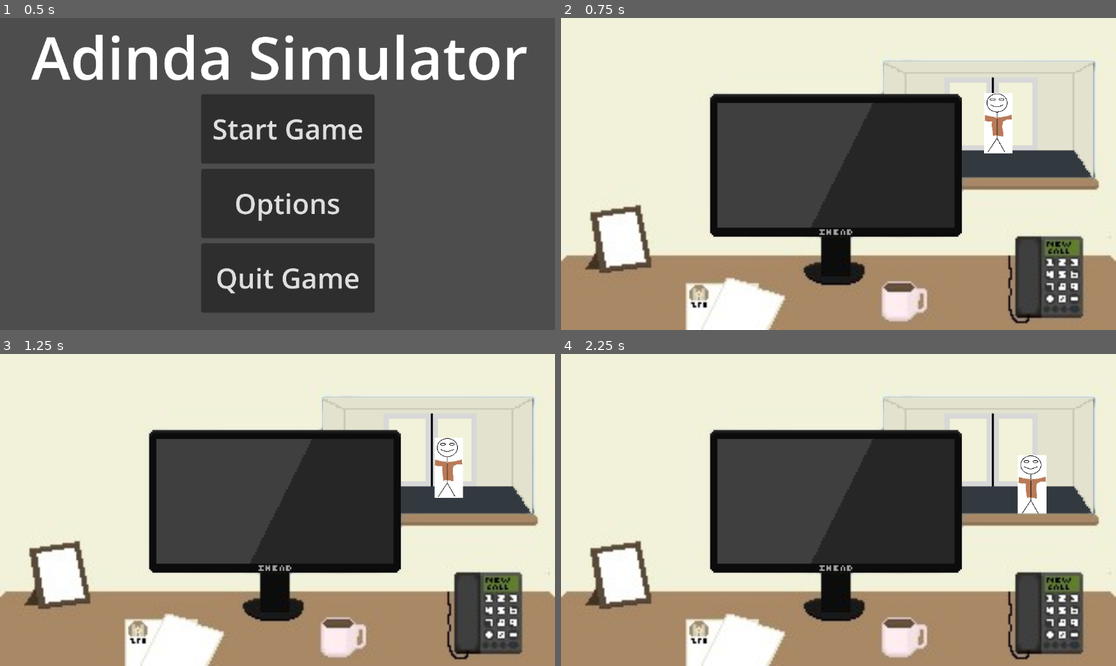
Above: before the commit, frames 1-4 (two rows, left to right).
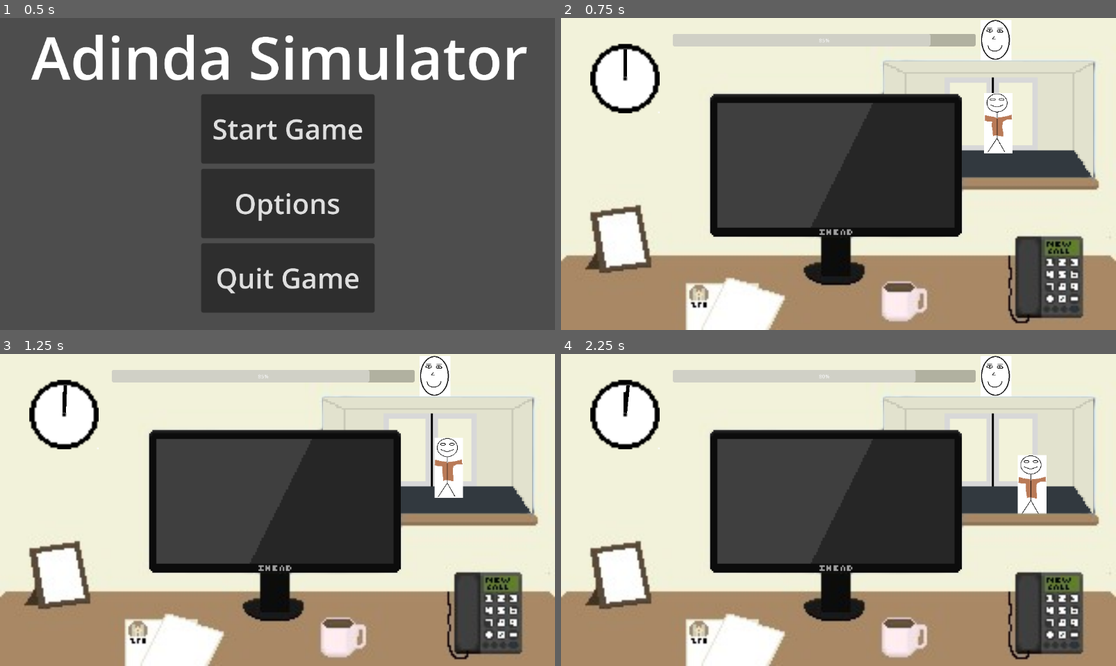
Above: after the commit, the same moments.

Repository: ernstpatat/Adinda-Sim
Game: Godot game, scene res://StartScene.tscn
Same seed, same stepped clock (60 frames per second), same inputs: the game is played once before the commit and once after it.
Inputs (mouse positions are in pixels of both pictures, inside the frame that each line leads up to):
- Up to frame 1 (0.5 s): no input
- Up to frame 2 (0.75 s): click "Start Game" at 0.5 s
- Up to frame 3 (1.25 s): no input
- Up to frame 4 (2.25 s): click (577, 510) at 1.25 s; click (1099, 510) at 2 s

Frame 1 is identical in both runs. In frame 2, 5.1% of the frame differs, in the area x 5-82%, y 0-31%; in frame 3, 5.1%; in frame 4, 5.1%.

Commit message:
Ricobar en klok

Diff:
--- a/Botje.gd
+++ b/Botje.gd
@@ -8,6 +8,9 @@
 @export var CheckedOnce: bool = false
 @export var Part1: bool = true
 @export var FuncNr: float = 0
+
+signal IncreaseBar
+signal DecreaseBar
 
 func _ready():
 	$BotjeSprite.texture = Textures[TextureNr]
@@ -24,7 +27,7 @@
 		global_position.y = 0
 		velocity = Vector2(13, 10)
 		if $BotjeSprite.texture == Textures[1] and not BotjePressed:
-			print("Hoerenkind ge ebt een zonder uniform laten gaan")
+			DecreaseBar.emit()
 		TextureNr = randi() % 2
 		$BotjeSprite.texture = Textures[TextureNr]
 		BotjePressed = false
@@ -33,7 +36,7 @@
 	if event is InputEventMouseButton and event.button_index == MOUSE_BUTTON_LEFT and event.pressed:
 		if get_viewport_rect().has_point(to_local(event.position)):
 			if $BotjeSprite.texture == Textures[0] and not BotjePressed:
-				print("FOUT DOM KUTKIND")
+				DecreaseBar.emit()
 			elif $BotjeSprite.texture == Textures[1] and not BotjePressed:
-				print("juist + 500 Sociaal Krediet")
+				IncreaseBar.emit()
 			BotjePressed = true
--- a/DeskScene.gd
+++ b/DeskScene.gd
@@ -3,6 +3,7 @@
 
 signal disable_button
 signal enable_button
+
 func _on_deur_button_pressed():
 	$Deur.global_position.x = 160
 	$Deur.global_position.y = 90
--- a/DeskScene.tscn
+++ b/DeskScene.tscn
@@ -1,11 +1,16 @@
-[gd_scene load_steps=7 format=3 uid="uid://cudvtwx4udu0g"]
+[gd_scene load_steps=12 format=3 uid="uid://cudvtwx4udu0g"]
 
 [ext_resource type="Texture2D" uid="uid://bkvemi8m57bgy" path="res://Assets/desk.png" id="1_avama"]
 [ext_resource type="Script" path="res://DeskScene.gd" id="1_h0qd3"]
 [ext_resource type="PackedScene" uid="uid://byj2ukyjrptiq" path="res://meldingsfiche_scene.tscn" id="5_iptc0"]
 [ext_resource type="PackedScene" uid="uid://cv1v7r6st53he" path="res://meldingsfiches_list.tscn" id="6_jhb06"]
 [ext_resource type="Texture2D" uid="uid://bhfmmih47cxek" path="res://Assets/MonitorOff.png" id="6_k3fy7"]
+[ext_resource type="Texture2D" uid="uid://dtbi1h1u8soki" path="res://Assets/klok.png" id="7_2qos7"]
 [ext_resource type="Texture2D" uid="uid://dpo43bmoryopr" path="res://Assets/GoBack2.png" id="7_tkfwf"]
+[ext_resource type="Script" path="res://Minuutwijzer.gd" id="8_8ehcu"]
+[ext_resource type="Texture2D" uid="uid://c1u8nl0dq66el" path="res://Assets/minuutwijzer.png" id="8_u668j"]
+[ext_resource type="Texture2D" uid="uid://cx4lngm2acd8i" path="res://Assets/uurwijzer.png" id="9_qg4s8"]
+[ext_resource type="Script" path="res://Uurwijzer.gd" id="10_nwefo"]
 
 [node name="Node2D" type="Node2D"]
 script = ExtResource("1_h0qd3")
@@ -51,6 +56,29 @@
 position = Vector2(160, 90)
 texture = ExtResource("1_avama")
 
+[node name="Klok" type="Node2D" parent="."]
+
+[node name="Klok" type="Sprite2D" parent="Klok"]
+position = Vector2(37, 35)
+texture = ExtResource("7_2qos7")
+
+[node name="Minuutwijzer" type="Node2D" parent="Klok"]
+position = Vector2(37, 35)
+script = ExtResource("8_8ehcu")
+
+[node name="Minuutwijzer" type="Sprite2D" parent="Klok/Minuutwijzer"]
+position = Vector2(0, -9)
+texture = ExtResource("8_u668j")
+
+[node name="Uurwijzer" type="Node2D" parent="Klok"]
+position = Vector2(37, 35)
+script = ExtResource("10_nwefo")
+
+[node name="Uurwijzer" type="Sprite2D" parent="Klok/Uurwijzer"]
+position = Vector2(0, -7)
+rotation = -1.5708
+texture = ExtResource("9_qg4s8")
+
 [node name="Monitor" type="Sprite2D" parent="."]
 position = Vector2(158.5, 85)
 scale = Vector2(0.453, 0.456)
--- a/MainScene.tscn
+++ b/MainScene.tscn
@@ -9,6 +9,8 @@
 [ext_resource type="Texture2D" uid="uid://jjo1ddu7nmmj" path="res://Assets/Receptie.png" id="6_fmqhh"]
 [ext_resource type="Texture2D" uid="uid://bvds0rg3rc85b" path="res://Assets/UniformBotje.png" id="7_ncbmu"]
 [ext_resource type="PackedScene" uid="uid://u5bmmtnm5jkv" path="res://RaamScene.tscn" id="10_pnq5c"]
+[ext_resource type="Script" path="res://ProgressBar.gd" id="10_yq8b6"]
+[ext_resource type="Texture2D" uid="uid://be38i4jw6a4ac" path="res://Assets/RicoBlij.png" id="11_bae33"]
 
 [sub_resource type="RectangleShape2D" id="RectangleShape2D_xpe2k"]
 size = Vector2(16, 34)
@@ -75,7 +77,26 @@
 scale = Vector2(0.8, 1.08434)
 texture = ExtResource("6_fmqhh")
 
+[node name="RicoBar" type="Node2D" parent="Main"]
+position = Vector2(50, 7.38)
+scale = Vector2(0.195, 0.195)
+
+[node name="ProgressBar2" type="ProgressBar" parent="Main/RicoBar"]
+offset_left = 73.75
+offset_top = 8.87
+offset_right = 969.75
+offset_bottom = 45.87
+value = 85.0
+script = ExtResource("10_yq8b6")
+
+[node name="RicoFace" type="Sprite2D" parent="Main/RicoBar/ProgressBar2"]
+position = Vector2(956, 19)
+scale = Vector2(0.593954, 0.528333)
+texture = ExtResource("11_bae33")
+
 [connection signal="pressed" from="Main/Buttons/RaamDeskButton" to="Main/Camera2D" method="_on_raam_desk_button_pressed"]
 [connection signal="pressed" from="Main/Buttons/DeskRaamButton" to="Main/Camera2D" method="_on_desk_raam_button_pressed"]
 [connection signal="pressed" from="Main/Buttons/DeskReceptieButton" to="Main/Camera2D" method="_on_desk_receptie_button_pressed"]
 [connection signal="pressed" from="Main/Buttons/DirectieDeskButton" to="Main/Camera2D" method="_on_directie_desk_button_pressed"]
+[connection signal="DecreaseBar" from="Main/Botje" to="Main/RicoBar/ProgressBar2" method="_on_botje_decrease_bar"]
+[connection signal="IncreaseBar" from="Main/Botje" to="Main/RicoBar/ProgressBar2" method="_on_botje_increase_bar"]
--- /dev/null
+++ b/Minuutwijzer.gd
@@ -0,0 +1,11 @@
+extends Node2D
+
+
+# Called when the node enters the scene tree for the first time.
+func _ready():
+	pass # Replace with function body.
+
+
+# Called every frame. 'delta' is the elapsed time since the previous frame.
+func _process(delta):
+	global_rotation += 0.06 * delta
--- /dev/null
+++ b/ProgressBar.gd
@@ -0,0 +1,22 @@
+extends ProgressBar
+
+@export var Value: int = 85
+
+func _value_changed(new_value):
+	Value = new_value
+	if 0 < new_value < 20:
+		$RicoFace.texture = preload("res://Assets/RicoBoos.png")
+	elif 19 < new_value < 40:
+		$RicoFace.texture = preload("res://Assets/RicoBeetjeBoos.png")
+	elif 39 < new_value < 60:
+		$RicoFace.texture = preload("res://Assets/RicoMedium.png")
+	elif 59 < new_value < 80:
+		$RicoFace.texture = preload("res://Assets/RicoBeetjeBlij.png")
+	elif 79 < new_value < 100:
+		$RicoFace.texture = preload("res://Assets/RicoBlij.png")
+
+func _on_botje_decrease_bar():
+	set_value_no_signal(Value-5)
+
+func _on_botje_increase_bar():
+	set_value_no_signal(Value+5)
--- /dev/null
+++ b/Uurwijzer.gd
@@ -0,0 +1,11 @@
+extends Node2D
+
+
+# Called when the node enters the scene tree for the first time.
+func _ready():
+	pass # Replace with function body.
+
+
+# Called every frame. 'delta' is the elapsed time since the previous frame.
+func _process(delta):
+	global_rotation += 0.001 * delta
Binary file added: Assets/RicoBeetjeBlij.png
Not shown, added: Assets/RicoBeetjeBlij.png.import
Binary file added: Assets/RicoBeetjeBoos.png
Not shown, added: Assets/RicoBeetjeBoos.png.import
Binary file added: Assets/RicoBlij.png
Not shown, added: Assets/RicoBlij.png.import
Binary file added: Assets/RicoBoos.png
Not shown, added: Assets/RicoBoos.png.import
Binary file added: Assets/RicoMedium.png
Not shown, added: Assets/RicoMedium.png.import
Binary file added: Assets/klok.png
Not shown, added: Assets/klok.png.import
(and 5 more such lines)
